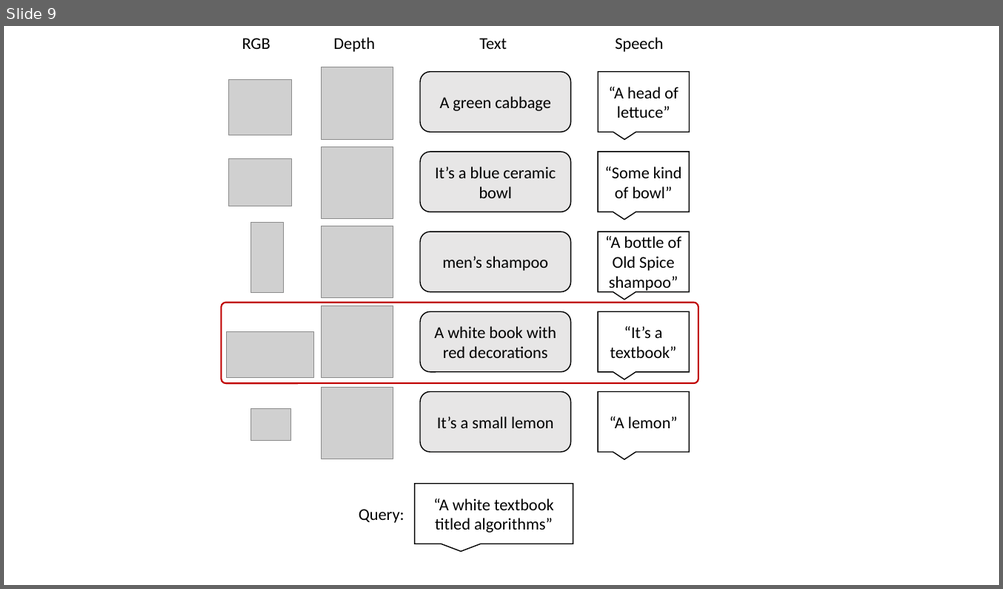
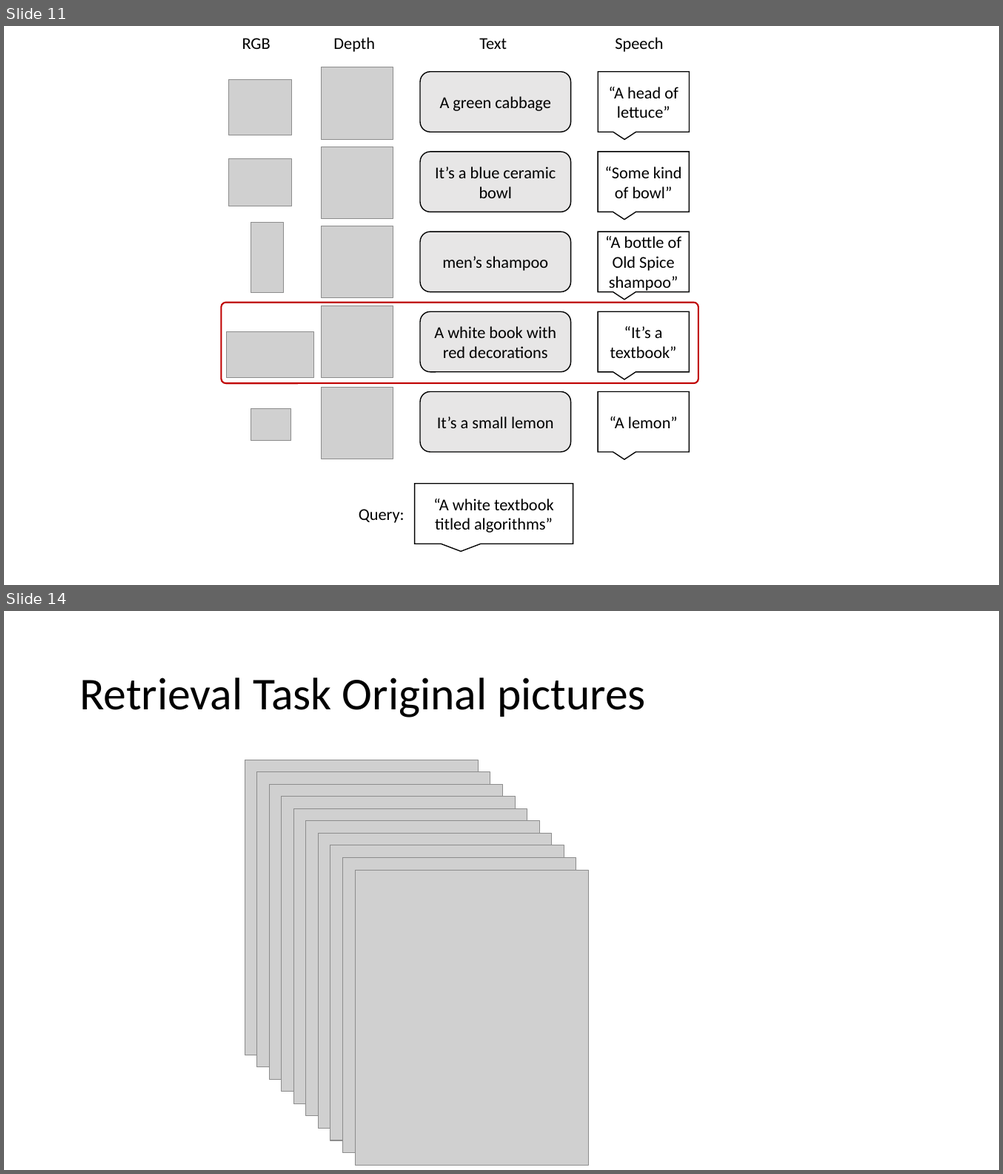
Before and after one commit to kasraprime/EMMA, a slide deck: Paper/Figures/MMA-paper-old.pptx. Shown one above the other, each under a label of ours: slide 9 before the commit, slides 11 and 14 after it; the slides between them are not shown. The pictures are 1003x589 and 1003x1174 pixels, drawn with LibreOffice and Linux fonts; fonts in the diff are those of the drawing; grey boxes stand for pictures. Boxes give left, top, right and bottom in pixels: in the first picture for what was removed or moved away, otherwise in the second. Text is boxed around its words. In the diff, an @@ line names an element or a change of style, - is before the commit and + after.

```diff
--- a/Paper/Figures/MMA-paper-old.pptx
+++ b/Paper/Figures/MMA-paper-old.pptx
@@ slide 14 added at (4,611,999,1170), background #FFFFFF @@
@@ title added at (79,678,646,718), 44 pt, text #000000 @@
+Retrieval Task Original pictures
@@ picture added at (245,760,478,1056) @@
@@ picture added at (257,772,490,1068) @@
@@ picture added at (269,784,503,1079) @@
@@ picture added at (282,797,515,1092) @@
@@ picture added at (293,809,527,1104) @@
@@ picture added at (306,821,540,1117) @@
@@ picture added at (318,833,552,1129) @@
@@ picture added at (330,846,563,1141) @@
@@ picture added at (343,858,576,1153) @@
@@ picture added at (355,870,588,1165) @@
@@ what was slide 9 is now slide 11 @@
```
Also in this commit, not shown: 1 slide changed, 3 other slides added, 38 other files.
